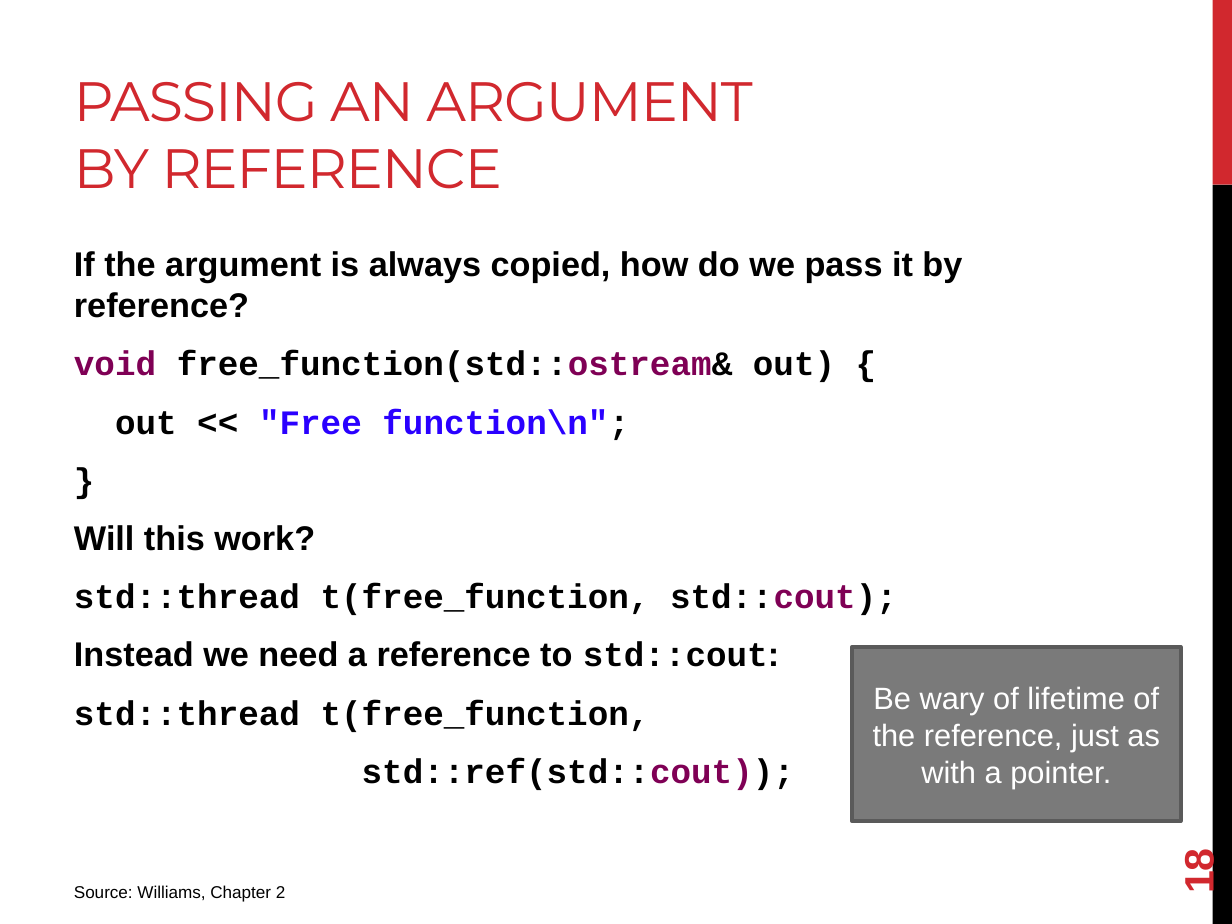
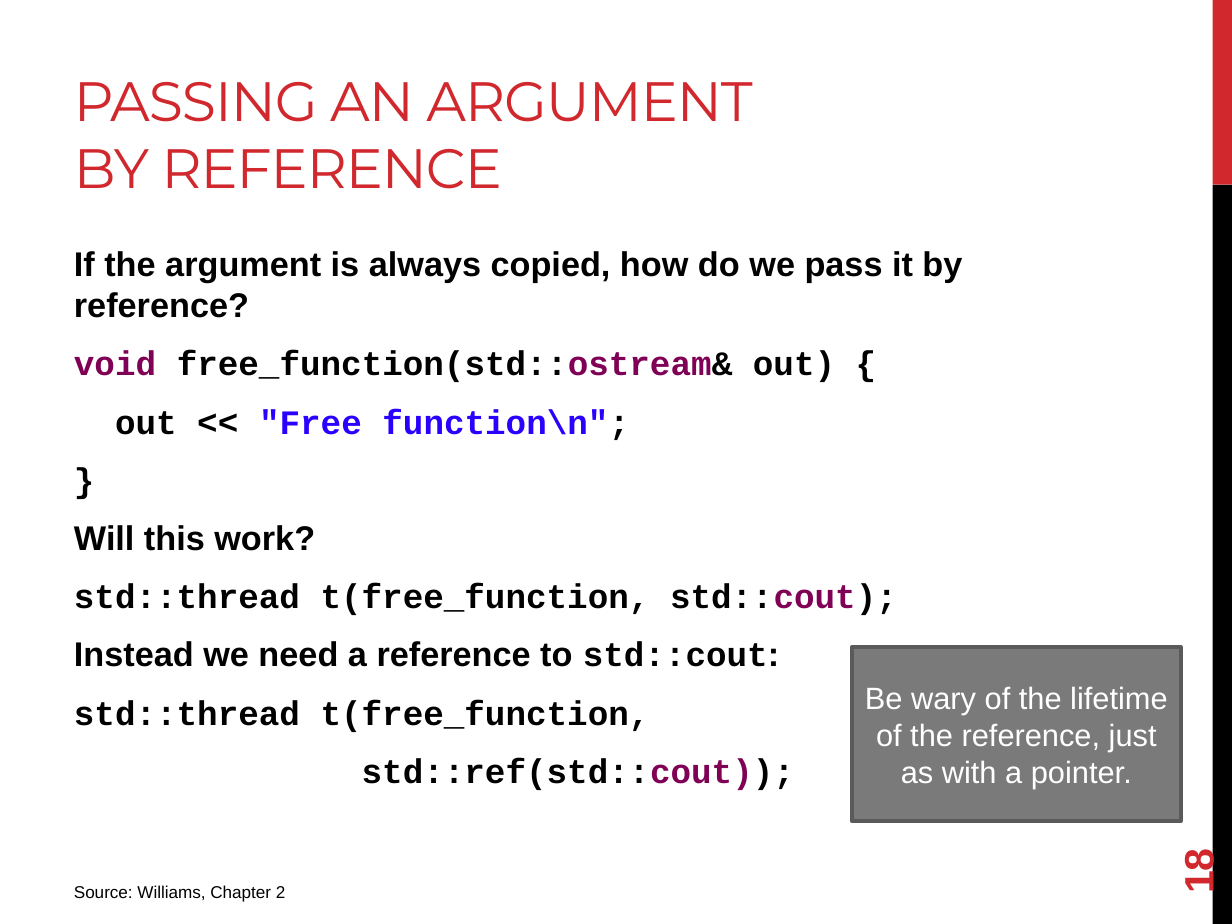
Before and after one commit to joshpeterson/DevelopingConcurrentSoftware, a slide deck: slide 18 of Lectures/Threads/Threads.pptx. Drawn at 1232x924 pixels with LibreOffice and Linux fonts; fonts in the diff are those of the drawing. Boxes give left, top, right and bottom in pixels: in the first picture for what was removed or moved away, otherwise in the second. Text is boxed around its words. In the diff, an @@ line names an element or a change of style, - is before the commit and + after.

```diff
--- a/Lectures/Threads/Threads.pptx
+++ b/Lectures/Threads/Threads.pptx
@@ text in rectangle at box(865, 686, 1167, 788): text changed @@
-Be wary of lifetime of the reference, just as with a pointer.
+Be wary of the lifetime of the reference, just as with a pointer.
```
Also in this commit, not shown: 3 other slides changed, 1 slide added, 17 other files.
